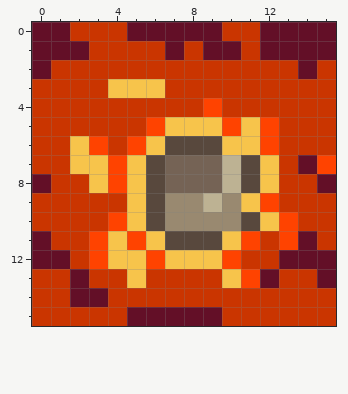
Pixel-art sprite, stored at run_tree/data/sprites/environment/slab-3.png. The picture above was drawn from the file before the commit.
The file is 16x16 pixels.
New version:
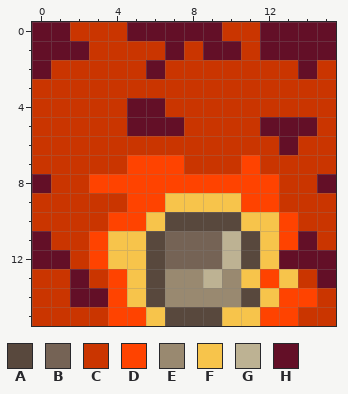
Palette (. is transparent): A #58483d  B #756355  C #ca3500  D #ff4300  E #998970  F #f7c44b  G #bdb293  H #630f27
The commit says: reworked slab textures
Diff:
@@ x 0..15 @@
  1 HHHCCCCHCHHCHHHH
- 2 HCCCCCCCCCCCCCHC
- 3 CCCCFFFCCCCCCCCC
- 4 CCCCCCCCCDCCCCCC
- 5 CCCCCCDFFFDFDCCC
- 6 CCFDCDFAAAFFDCCC
- 7 CCFFDFABBBGAFCHD
- 8 HCCFDFABBBGAFCCH
- 9 CCCCCFAEEGEFDCCC
-10 CCCCDFAEEEEAFDCC
-11 HCCDFDFAAAFDCDHC
-12 HHCDFFDFFFDCCHHH
-13 CCHCCFCCCCFDHCCH
-14 CCHHCCCCCCCCCCCC
-15 CCCCCHHHHHCCCCCC
+ 2 HCCCCCHCCCCCCCHC
+ 3 CCCCCCCCCCCCCCCC
+ 4 CCCCCHHCCCCCCCCC
+ 5 CCCCCHHHCCCCHHHC
+ 6 CCCCCCCCCCCCCHCC
+ 7 CCCCCDDDCCCDCCCC
+ 8 HCCDDDDDDDDDDCCH
+ 9 CCCCCDDFFFFDDCCC
+10 CCCCDDFAAAAFFDCC
+11 HCCDFFABBBGAFDHC
+12 HHCDFFABBBGAFHHH
+13 CCHCDFAEEGEFDFCH
+14 CCHHDFAEEEEAFDDC
+15 CCCCDDFAAAFFDDCC
Changed places in both pictures, as pixel boxes (x1, y1, x2, y2):
changed: (70, 60, 336, 326)
